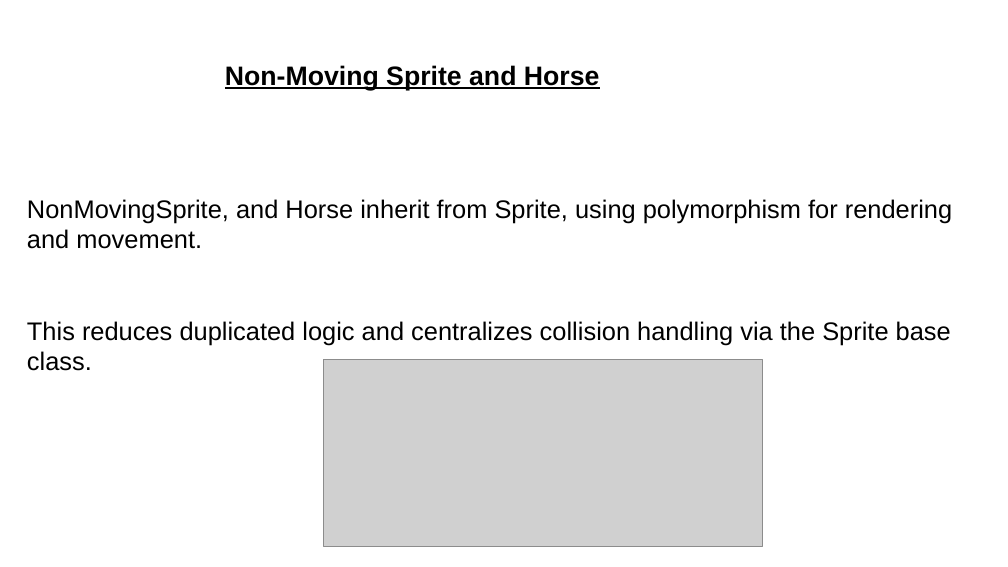
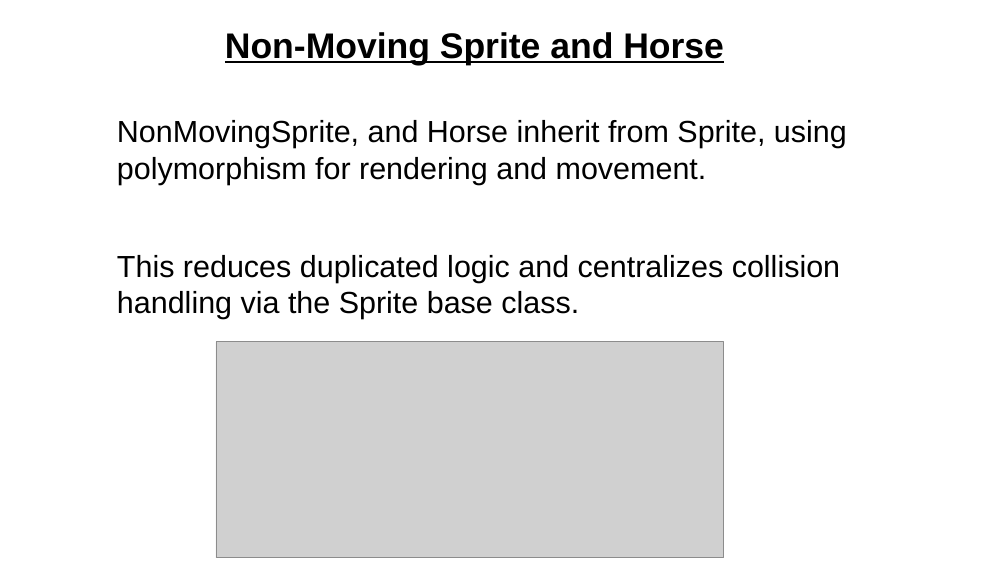
Before and after one commit to tellmon/2D-side-scroller, a slide deck: slide 7 of powerPoint.odp. Drawn at 1008x567 pixels with LibreOffice and Linux fonts; fonts in the diff are those of the drawing; grey boxes stand for pictures. Boxes give left, top, right and bottom in pixels: in the first picture for what was removed or moved away, otherwise in the second. Text is boxed around its words. In the diff, an @@ line names an element or a change of style, - is before the commit and + after.

```diff
--- a/powerPoint.odp
+++ b/powerPoint.odp
@@ text "Non-Moving Sprite and Horse": place and size @@
-text "Non-Moving Sprite and Horse" at (225, 65, 600, 90)
+text "Non-Moving Sprite and Horse" at (225, 32, 724, 65)
@@ text "Non-Moving Sprite and Horse" at (225, 32, 724, 65): size 21 to 28 pt @@
@@ text "NonMovingSprite, and Horse inherit from ...": place and size @@
-text "NonMovingSprite, and Horse inherit from ..." at (27, 199, 952, 371)
+text "NonMovingSprite, and Horse inherit from ..." at (117, 120, 847, 319)
@@ text "NonMovingSprite, and Horse inherit from ..." at (117, 120, 847, 319): size 20 to 24 pt @@
@@ picture: place and size @@
-picture at (324, 360, 762, 547)
+picture at (216, 342, 724, 558)
```
Also in this commit, not shown: 4 other slides changed, 1 other file.
